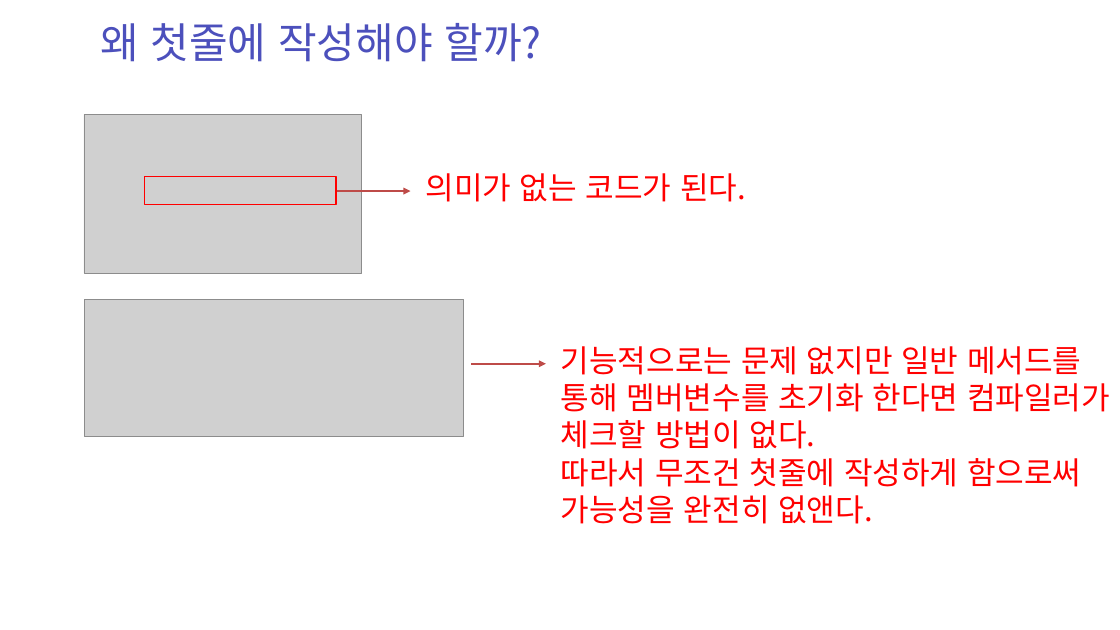
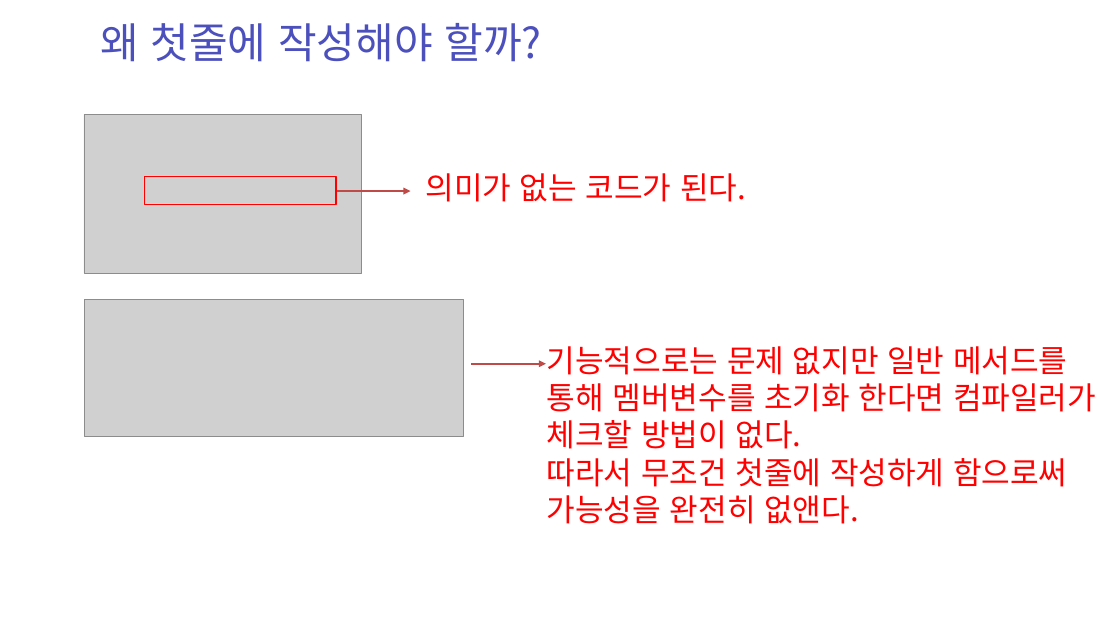
Before and after one commit to zest132/JavaLecture, a slide deck: slide 12 of JavaLecture/LectureFile/java 8강.pptx. Drawn at 1120x630 pixels with LibreOffice and Linux fonts; fonts in the diff are those of the drawing; grey boxes stand for pictures. Boxes give left, top, right and bottom in pixels: in the first picture for what was removed or moved away, otherwise in the second. Text is boxed around its words. In the diff, an @@ line names an element or a change of style, - is before the commit and + after.

Commit message:
클래스 파일 분리 및 8강 실습 완료

```diff
--- a/JavaLecture/LectureFile/java 8강.pptx
+++ b/JavaLecture/LectureFile/java 8강.pptx
@@ text "기능적으로는 문제 없지만 일반 메서드를 ...": place and size @@
-text "기능적으로는 문제 없지만 일반 메서드를 ..." at (561,346,1110,524)
+text "기능적으로는 문제 없지만 일반 메서드를 ..." at (547,346,1096,524)
```
Also in this commit, not shown: 1 other slide changed, 9 other files.
